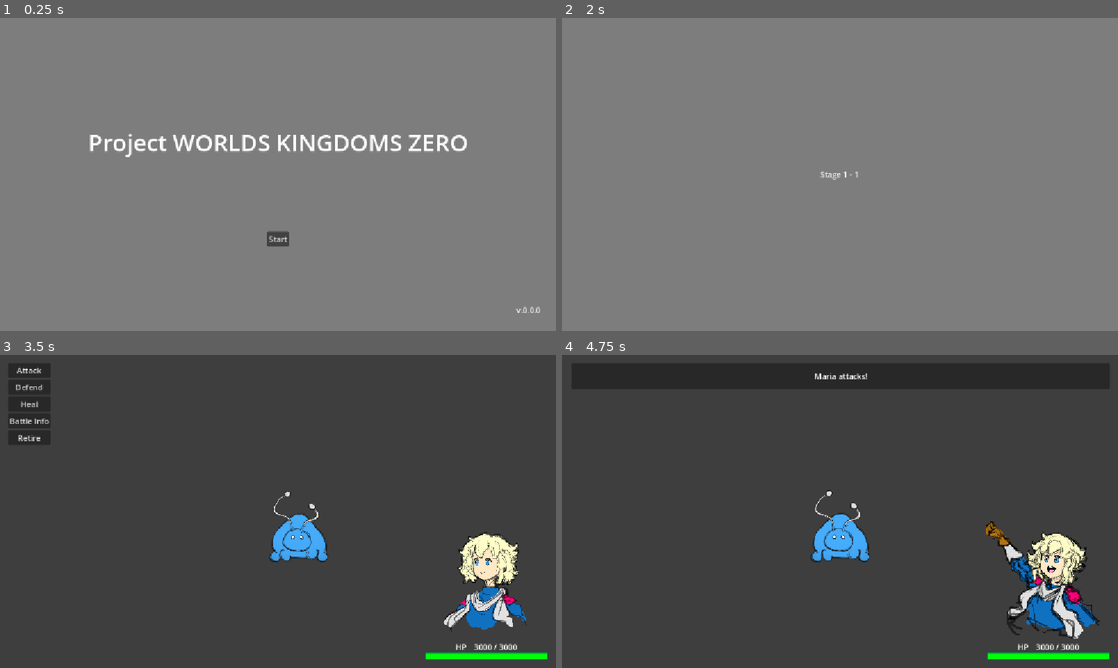
Above: before the commit, frames 1-4 (two rows, left to right).
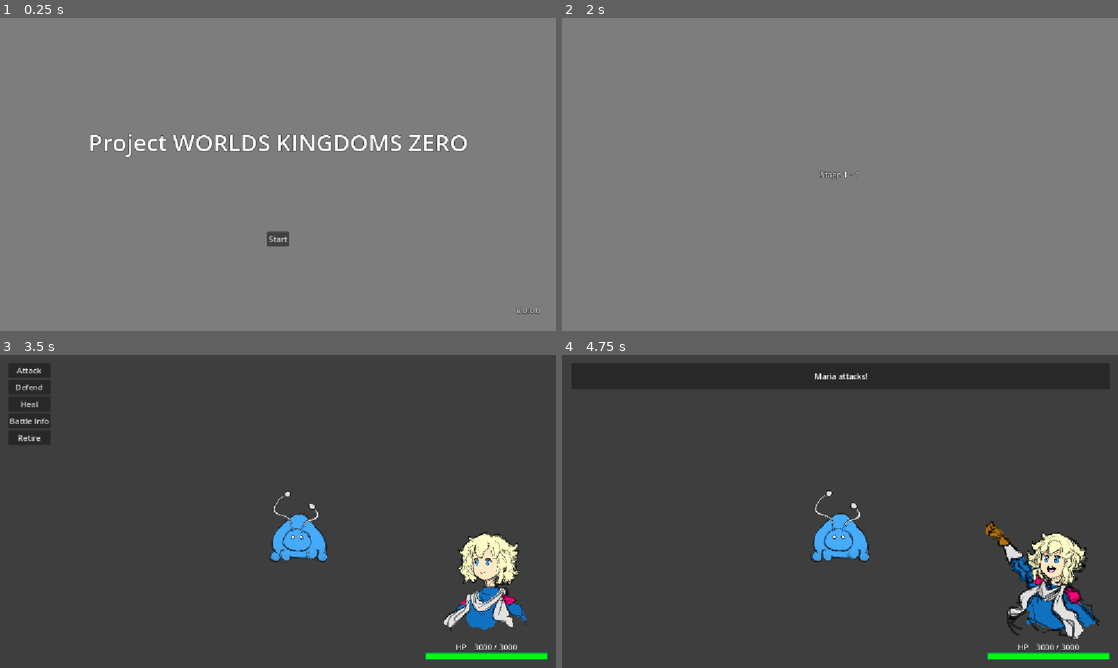
Above: after the commit, the same moments.

Repository: Adnyropast/pwkz-godot-4.7
Game: Godot game, scene res://scenes/title_screen.tscn
The game is run twice, just before and just after one commit, with the same random seed, the same clock (stepped at 60 frames per second) and the same inputs. The engine's default icon, where the game draws it, is replaced by a stand-in: a white triangle on a blue panel in a dark square.
Inputs:
- Up to frame 1 (0.25 s): no input
- Up to frame 2 (2 s): click "Start" at 0.5 s; click "Maria Game" at 1.25 s
- Up to frame 3 (3.5 s): tap Enter (ui_accept) at 2, 2.27, 2.75, 3.02 s
- Up to frame 4 (4.75 s): click "Attack" at 3.5 s

The runs differ from the first frame. In frame 1, 1.0% of the frame differs, in the area x 16-98%, y 36-95%; in frame 2, less than 0.1%; in frame 3, less than 0.1%; in frame 4, less than 0.1%.

Commit message:
feat: add text contrast outline

Diff:
--- a/scenes/dialogue_box.tscn
+++ b/scenes/dialogue_box.tscn
@@ -34,6 +34,7 @@
 
 [node name="LabelName" type="Label" parent="VBoxContainer" unique_id=228119346]
 layout_mode = 2
+theme_override_constants/outline_size = 4
 text = "Name"
 
 [node name="PanelContainer" type="PanelContainer" parent="VBoxContainer" unique_id=2058441217]
--- a/scenes/equip_screen_popup.tscn
+++ b/scenes/equip_screen_popup.tscn
@@ -112,6 +112,7 @@
 
 [node name="Label" type="Label" parent="MarginContainer/PanelContainer/VBoxContainer/HBoxContainer2/MarginContainer3/VBoxContainer/HBoxContainer" unique_id=1527150295]
 layout_mode = 2
+theme_override_constants/outline_size = 4
 text = "Equipped Magicites"
 
 [node name="EquippedContainer" type="VBoxContainer" parent="MarginContainer/PanelContainer/VBoxContainer/HBoxContainer2/MarginContainer3/VBoxContainer" unique_id=566776267]
@@ -125,6 +126,7 @@
 
 [node name="Label" type="Label" parent="MarginContainer/PanelContainer/VBoxContainer/HBoxContainer2/MarginContainer2/VBoxContainer" unique_id=709043507]
 layout_mode = 2
+theme_override_constants/outline_size = 4
 text = "Inventory"
 
 [node name="MagicitesContainer" type="VBoxContainer" parent="MarginContainer/PanelContainer/VBoxContainer/HBoxContainer2/MarginContainer2/VBoxContainer" unique_id=1394199896]
--- a/scenes/player_hud.tscn
+++ b/scenes/player_hud.tscn
@@ -377,6 +377,7 @@
 
 [node name="Label" type="Label" parent="SlideNode/MarginContainer/HBoxContainer/VBoxContainer/VBoxContainer/HBoxContainer" unique_id=1249563016]
 layout_mode = 2
+theme_override_constants/outline_size = 4
 text = "HP"
 
 [node name="HBoxContainer" type="HBoxContainer" parent="SlideNode/MarginContainer/HBoxContainer/VBoxContainer/VBoxContainer/HBoxContainer" unique_id=838264377]
@@ -384,14 +385,17 @@
 
 [node name="HPLabel" type="Label" parent="SlideNode/MarginContainer/HBoxContainer/VBoxContainer/VBoxContainer/HBoxContainer/HBoxContainer" unique_id=1937351955]
 layout_mode = 2
+theme_override_constants/outline_size = 4
 text = "9999"
 
 [node name="Label2" type="Label" parent="SlideNode/MarginContainer/HBoxContainer/VBoxContainer/VBoxContainer/HBoxContainer/HBoxContainer" unique_id=651328524]
 layout_mode = 2
+theme_override_constants/outline_size = 4
 text = "/"
 
 [node name="MaxHPLabel" type="Label" parent="SlideNode/MarginContainer/HBoxContainer/VBoxContainer/VBoxContainer/HBoxContainer/HBoxContainer" unique_id=2094498958]
 layout_mode = 2
+theme_override_constants/outline_size = 4
 text = "9999"
 
 [node name="HPBar" type="ProgressBar" parent="SlideNode/MarginContainer/HBoxContainer/VBoxContainer/VBoxContainer" unique_id=617026557]
--- a/scenes/stage_start_screen.tscn
+++ b/scenes/stage_start_screen.tscn
@@ -28,17 +28,21 @@
 
 [node name="Label" type="Label" parent="PanelContainer/HBoxContainer" unique_id=265011143]
 layout_mode = 2
+theme_override_constants/outline_size = 4
 text = "Stage"
 horizontal_alignment = 1
 
 [node name="LabelWorld" type="Label" parent="PanelContainer/HBoxContainer" unique_id=248020688]
 layout_mode = 2
+theme_override_constants/outline_size = 4
 text = "1"
 
 [node name="Label2" type="Label" parent="PanelContainer/HBoxContainer" unique_id=458230238]
 layout_mode = 2
+theme_override_constants/outline_size = 4
 text = "-"
 
 [node name="LabelStage" type="Label" parent="PanelContainer/HBoxContainer" unique_id=900609413]
 layout_mode = 2
+theme_override_constants/outline_size = 4
 text = "1"
--- a/scenes/title_screen.tscn
+++ b/scenes/title_screen.tscn
@@ -83,6 +83,7 @@
 
 [node name="Label" type="Label" parent="VBoxContainer/MarginContainer" unique_id=676479797]
 layout_mode = 2
+theme_override_constants/outline_size = 4
 theme_override_font_sizes/font_size = 48
 text = "Project WORLDS KINGDOMS ZERO"
 horizontal_alignment = 1
@@ -121,6 +122,7 @@
 
 [node name="Label" type="Label" parent="VBoxContainer/MarginContainer3" unique_id=1371360661]
 layout_mode = 2
+theme_override_constants/outline_size = 4
 text = "v.0.0.0"
 horizontal_alignment = 2
 
--- a/scenes/world_select_item.tscn
+++ b/scenes/world_select_item.tscn
@@ -30,10 +30,12 @@
 
 [node name="Label" type="Label" parent="VBoxContainer/HBoxContainer" unique_id=1180742088]
 layout_mode = 2
+theme_override_constants/outline_size = 4
 text = "World"
 
 [node name="LabelWorld" type="Label" parent="VBoxContainer/HBoxContainer" unique_id=1280418066]
 layout_mode = 2
+theme_override_constants/outline_size = 4
 text = "1"
 
 [connection signal="pressed" from="VBoxContainer/MarginContainer/ButtonSelect" to="." method="_on_button_select_pressed"]
